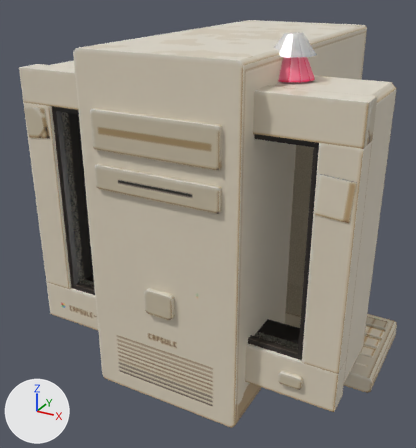
One commit to the glTF model public/models/lowpix/machines/pc.glb: the scene before it, then after it.
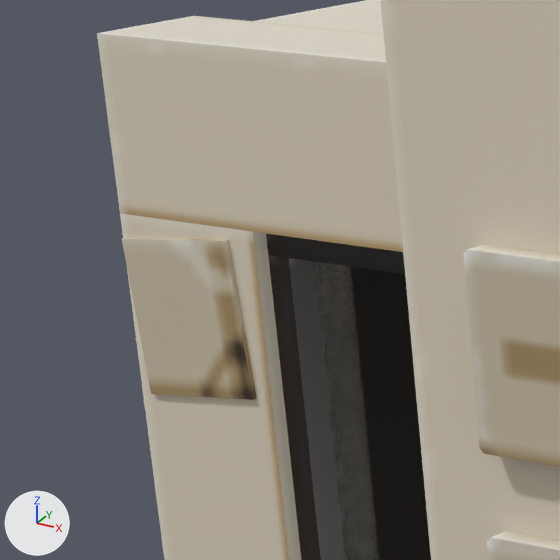
The first picture shows the older version from a camera (50 mm lens) standing at (0.315, -0.668, 0.481) and looking at (-0.03, -0.041, 0.167). The close-ups show the older and then the newer version on the part from 0% to 26% of the width and 14% to 38% of the height of that picture. Only the edits that show in the close-ups are written down. Lighting does not change. The marker at lower left points along +X, +Y and +Z. Where no turn or scale is listed for an object, it has been applied to the vertices. Vertices at exactly the same position are counted once.

In view in the first close-up: 'monitor', 'tower'.
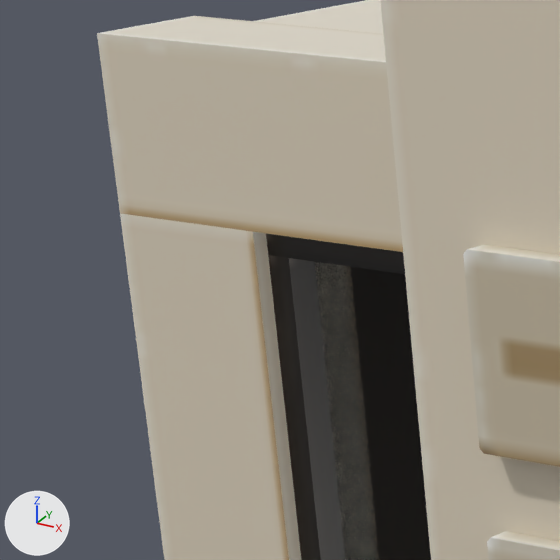
Location of each change, [x1, y1, x2, y2] in pixels of the close-ups (560 x 560 px):
part 1 of me_monitor, deleted (beige)
    before: [122, 238, 257, 400]

Patch to the scene script:
```diff
--- a/public/models/lowpix/machines/pc.glb.py
+++ b/public/models/lowpix/machines/pc.glb.py
@@ me_monitor @@
 # used by ob_monitor; location = (0.0, -0.008, 0.212)
-me_monitor.from_pydata(...)  # 236 vertices, 412 faces; spans x -0.2..0.2, y -0.178..0.178, z -0.212..0.212
+me_monitor.from_pydata(...)  # 220 vertices, 388 faces; spans x -0.2..0.2, y -0.178..0.178, z -0.212..0.212
+# me_monitor part 1: the loose piece of 8 vertices spanning x -0.2..-0.164, y -0.173..-0.172, z 0.087..0.125 is deleted
+# other edits to the shape of me_monitor do not show in these pictures
 me_monitor.materials.append(mat_pc_gloss_0)
```
